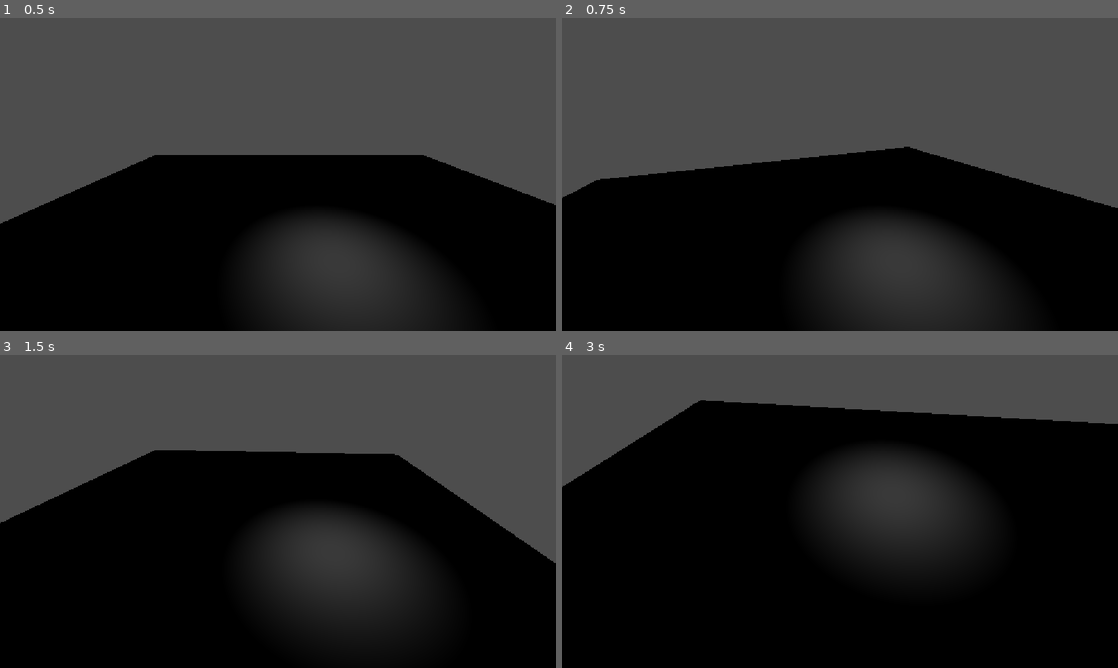
Above: before the commit, frames 1-4 (two rows, left to right).
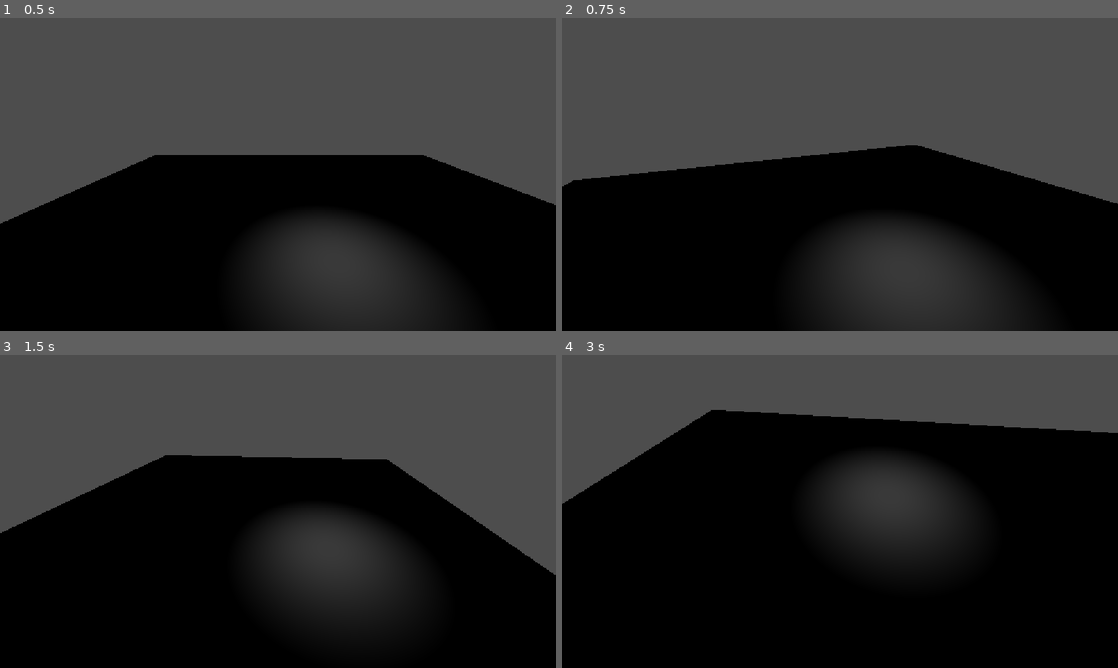
Above: after the commit, the same moments.

Repository: greywolfcode/TBD
Game: Godot game, scene res://areas/game.tscn
Two runs of this game, one before a commit and one after it. Both use one fixed random seed, a clock stepped at 60 frames per second and the inputs below.
Inputs (mouse positions are in pixels of both pictures, inside the frame that each line leads up to):
- Up to frame 1 (0.5 s): no input
- Up to frame 2 (0.75 s): tap Enter at 0.5 s; move the mouse to (962, 158) at 0.52 s; hold D (rotate_right) from 0.53 s (still down); tap Mouse wheel up (zoom_in) at 0.6 s
- Up to frame 3 (1.5 s): tap Mouse wheel down (zoom_out) at 0.8, 1.35 s; move the mouse to (166, 527) at 1.27 s; release D (rotate_right) at 1.28 s; hold S (tilt_down) from 1.28 s (still down)
- Up to frame 4 (3 s): tap Mouse wheel up (zoom_in) at 1.55, 2.1 s; move the mouse to (895, 442) at 2.02 s; release S (tilt_down) at 2.03 s; hold D (rotate_right) 2.03-2.78 s; tap Mouse wheel down (zoom_out) at 2.3, 2.85 s; move the mouse to (812, 574) at 2.77 s; hold W (tilt_up) from 2.78 s (still down)

Frame 1 is identical in both runs. In frame 2, 1.0% of the frame differs, in the area x 0-100%, y 40-61%; in frame 3, 2.8%; in frame 4, 3.5%, in the area x 0-100%, y 14-48%.

Commit message:
Make camera zoomable using scroll wheel

Diff:
--- a/src/camaras/play_camara.gd
+++ b/src/camaras/play_camara.gd
@@ -3,6 +3,7 @@
 const center: Vector3 = Vector3.ZERO
 var rotation_speed: float = 2.0
 var tilt_speed = deg_to_rad(1.0)
+var zoom_speed: float = 5.0
 var angle: float = 0.0
 var offset: Vector3
 
@@ -11,13 +12,15 @@
 @export var max_rotation: float = 0.0
 @export var min_rotation: float = -60.0
 
+@export var max_zoom: float = 100
+@export var min_zoom: float = 40
+
 func _ready() -> void:
 	#set camera distance to origin
 	offset = global_transform.origin - center
 
 
 func _process(delta: float) -> void:
-	print(camera.rotation_degrees.x)
 	if Input.is_action_pressed("rotate_left"):
 		rotate_y(rotation_speed * delta)
 	elif Input.is_action_pressed("rotate_right"):
@@ -29,3 +32,10 @@
 	elif Input.is_action_pressed("tilt_down"):
 		if camera.rotation_degrees.x > min_rotation:
 			camera.rotate_x(-1 * tilt_speed)
+
+	if Input.is_action_just_pressed("zoom_out"):
+		if camera.fov < max_zoom:
+			camera.fov += zoom_speed
+	elif Input.is_action_just_pressed("zoom_in"):
+		if camera.fov > min_zoom:
+			camera.fov -= zoom_speed
